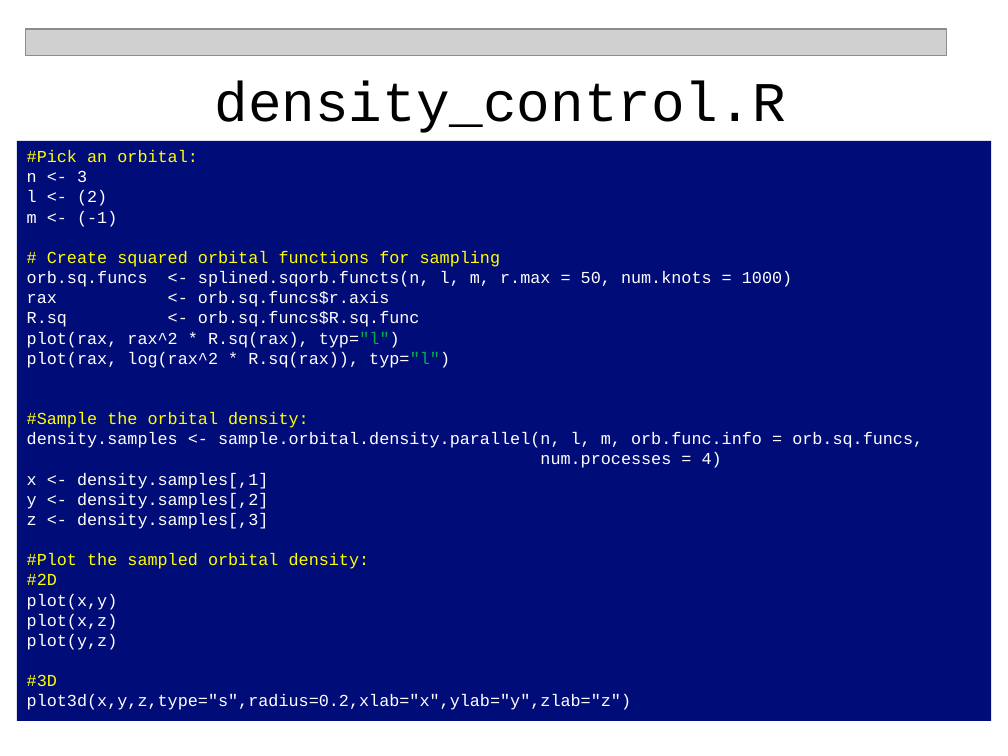
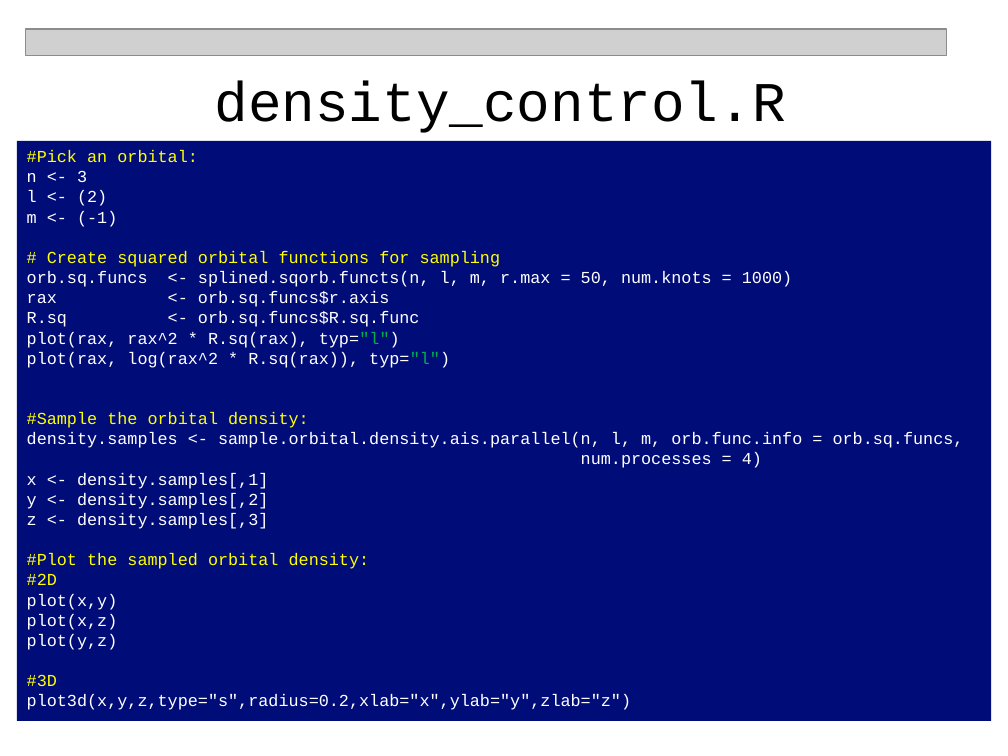
Before and after one commit to npetraco/CHE302, a slide deck: slide 14 of Laboratories/Lab4/Orbitals_Workshop.pptx. Drawn at 1008x756 pixels with LibreOffice and Linux fonts; fonts in the diff are those of the drawing; grey boxes stand for pictures. Boxes give left, top, right and bottom in pixels: in the first picture for what was removed or moved away, otherwise in the second. Text is boxed around its words. In the diff, an @@ line names an element or a change of style, - is before the commit and + after.

```diff
--- a/Laboratories/Lab4/Orbitals_Workshop.pptx
+++ b/Laboratories/Lab4/Orbitals_Workshop.pptx
@@ text in rectangle at box(27, 432, 964, 448): text changed @@
-density.samples <- sample.orbital.density.parallel(n, l, m, orb.func.info = orb.sq.funcs,
+density.samples <- sample.orbital.density.ais.parallel(n, l, m, orb.func.info = orb.sq.funcs,
```
Also in this commit, not shown: 1 other slide changed, 3 other files.
